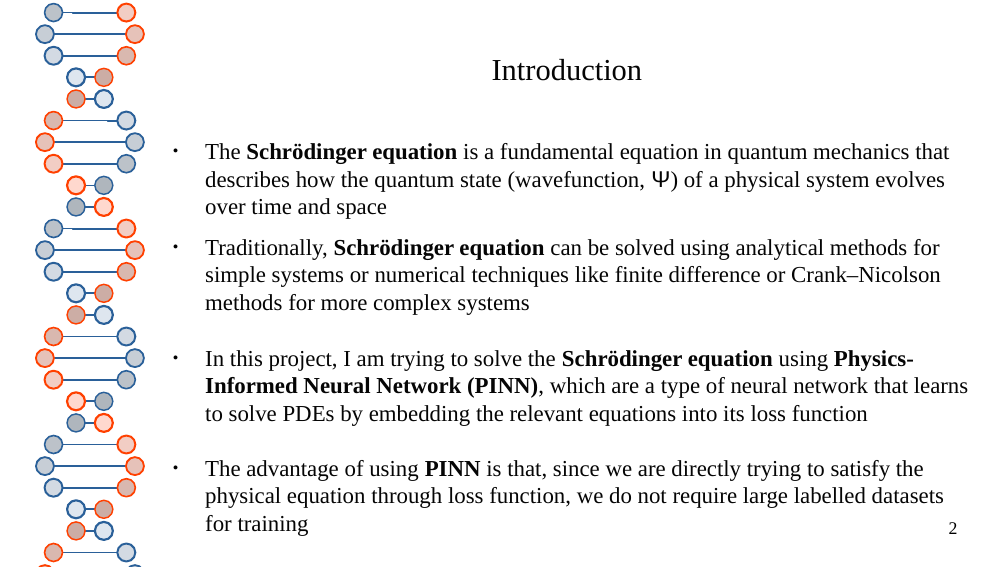
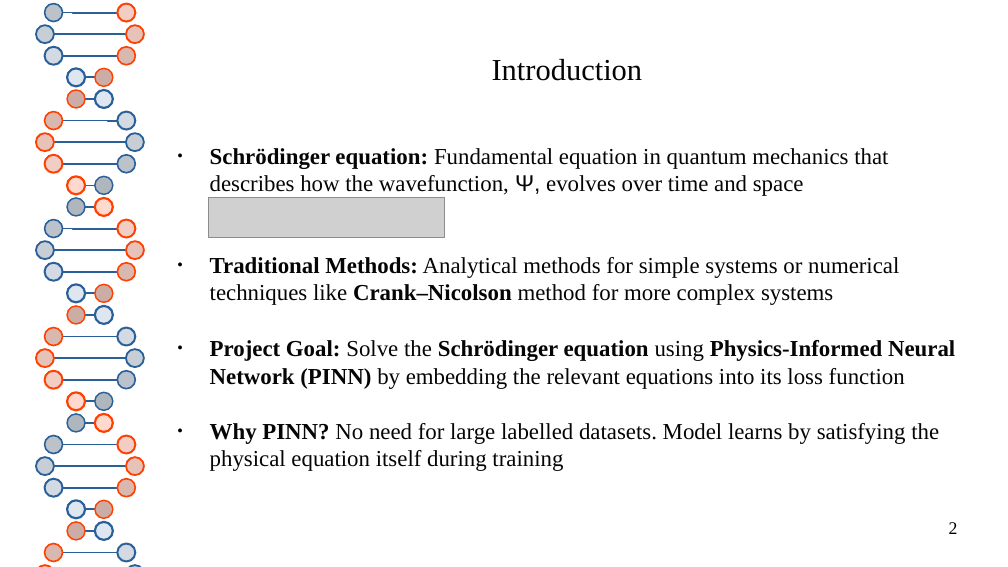
Before and after one commit to thash-jkr/Schrodinger-PINN, a slide deck: slide 2 of report/progress_presentation.odp. Drawn at 1008x567 pixels with LibreOffice and Linux fonts; fonts in the diff are those of the drawing; grey boxes stand for pictures. Boxes give left, top, right and bottom in pixels: in the first picture for what was removed or moved away, otherwise in the second. Text is boxed around its words. In the diff, an @@ line names an element or a change of style, - is before the commit and + after.

```diff
--- a/report/progress_presentation.odp
+++ b/report/progress_presentation.odp
@@ text at [210, 148, 955, 471]: text changed @@
-● The Schrödinger equation is a fundamental equation in quantum mechanics that describes how the quantum state (wavefunction, Ψ) of a physical system evolves over time and space
-● Traditionally, Schrödinger equation can be solved using analytical methods for simple systems or numerical techniques like finite difference or Crank–Nicolson methods for more complex systems
-● In this project, I am trying to solve the Schrödinger equation using Physics-Informed Neural Network (PINN), which are a type of neural network that learns to solve PDEs by embedding the relevant equations into its loss function
-● The advantage of using PINN is that, since we are directly trying to satisfy the physical equation through loss function, we do not require large labelled datasets for training
+● Schrödinger equation: Fundamental equation in quantum mechanics that describes how the wavefunction, Ψ, evolves over time and space
+● Traditional Methods: Analytical methods for simple systems or numerical techniques like Crank–Nicolson method for more complex systems
+● Project Goal: Solve the Schrödinger equation using Physics-Informed Neural Network (PINN) by embedding the relevant equations into its loss function
+● Why PINN? No need for large labelled datasets. Model learns by satisfying the physical equation itself during training
@@ picture added at [209, 198, 445, 238] @@
```
Also in this commit, not shown: 15 other slides changed, 3 slides added, 6 slides removed, 5 other files.
